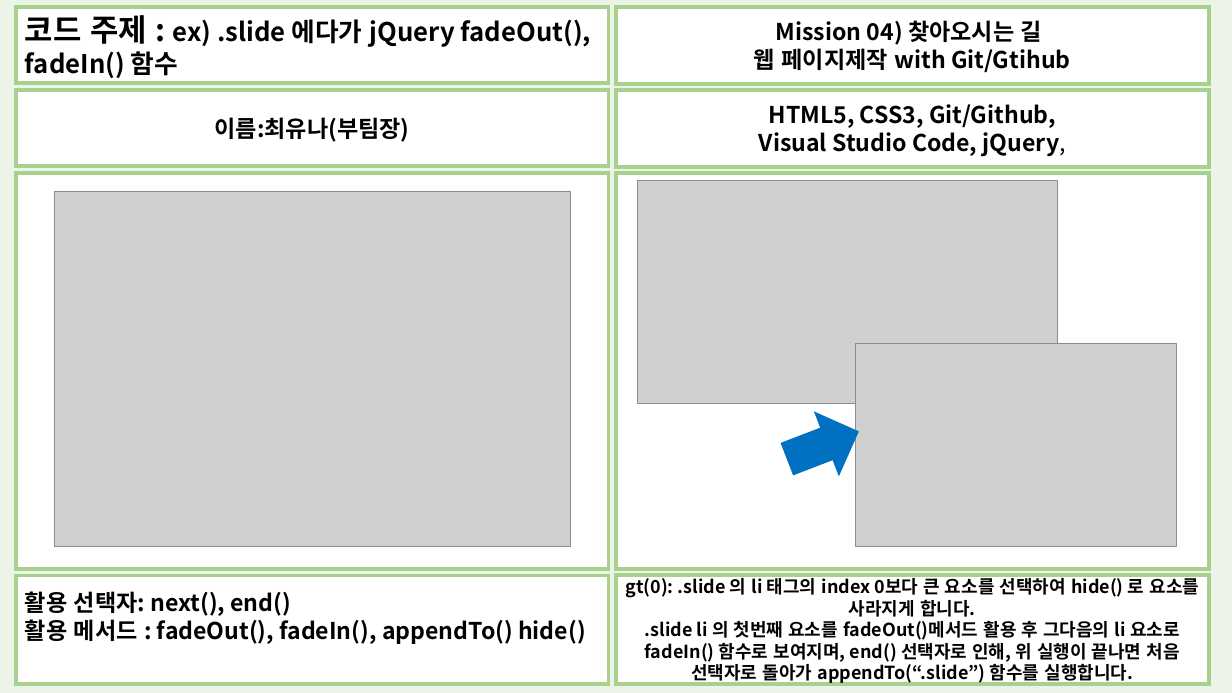
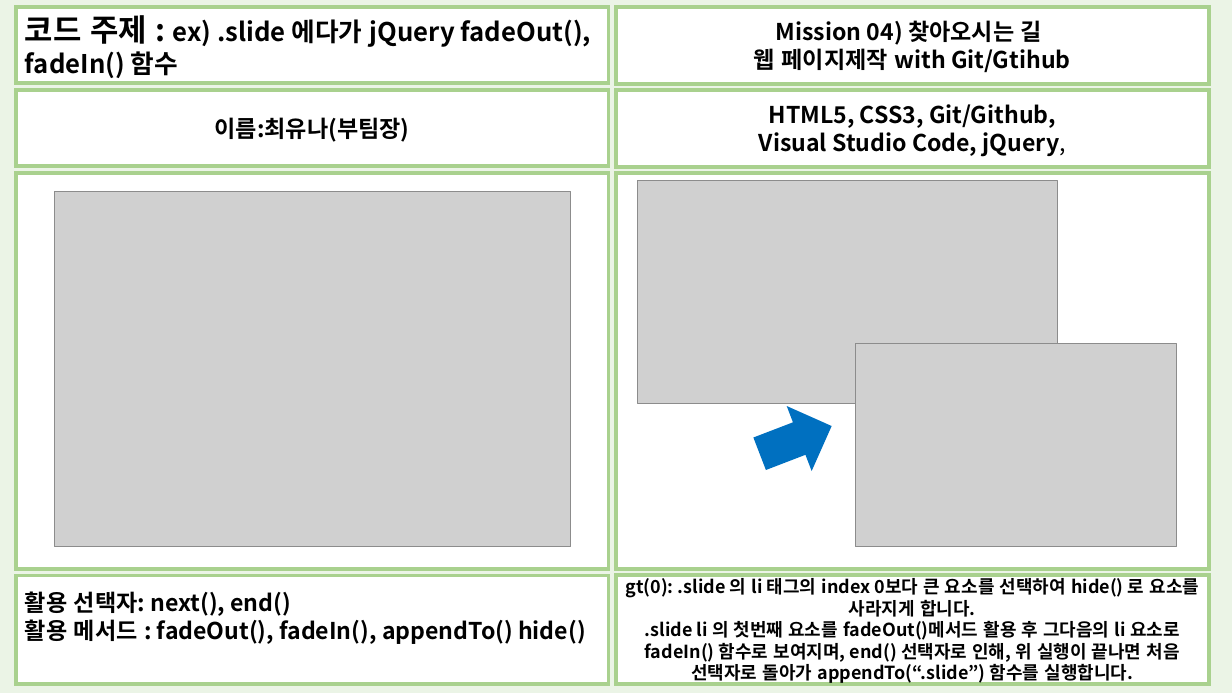
Before and after one commit to woose1390/Mission04_Study4Team, a slide deck: slide 1 of 코드리뷰_yuna.pptx. Drawn at 1232x693 pixels with LibreOffice and Linux fonts; fonts in the diff are those of the drawing; grey boxes stand for pictures. Boxes give left, top, right and bottom in pixels: in the first picture for what was removed or moved away, otherwise in the second. Text is boxed around its words. In the diff, an @@ line names an element or a change of style, - is before the commit and + after.

```diff
--- a/코드리뷰_yuna.pptx
+++ b/코드리뷰_yuna.pptx
@@ down arrow moved from (x1=774, y1=399, x2=872, y2=492) to (x1=747, y1=394, x2=844, y2=486) @@
```
Also in this commit, not shown: 2 other files.
